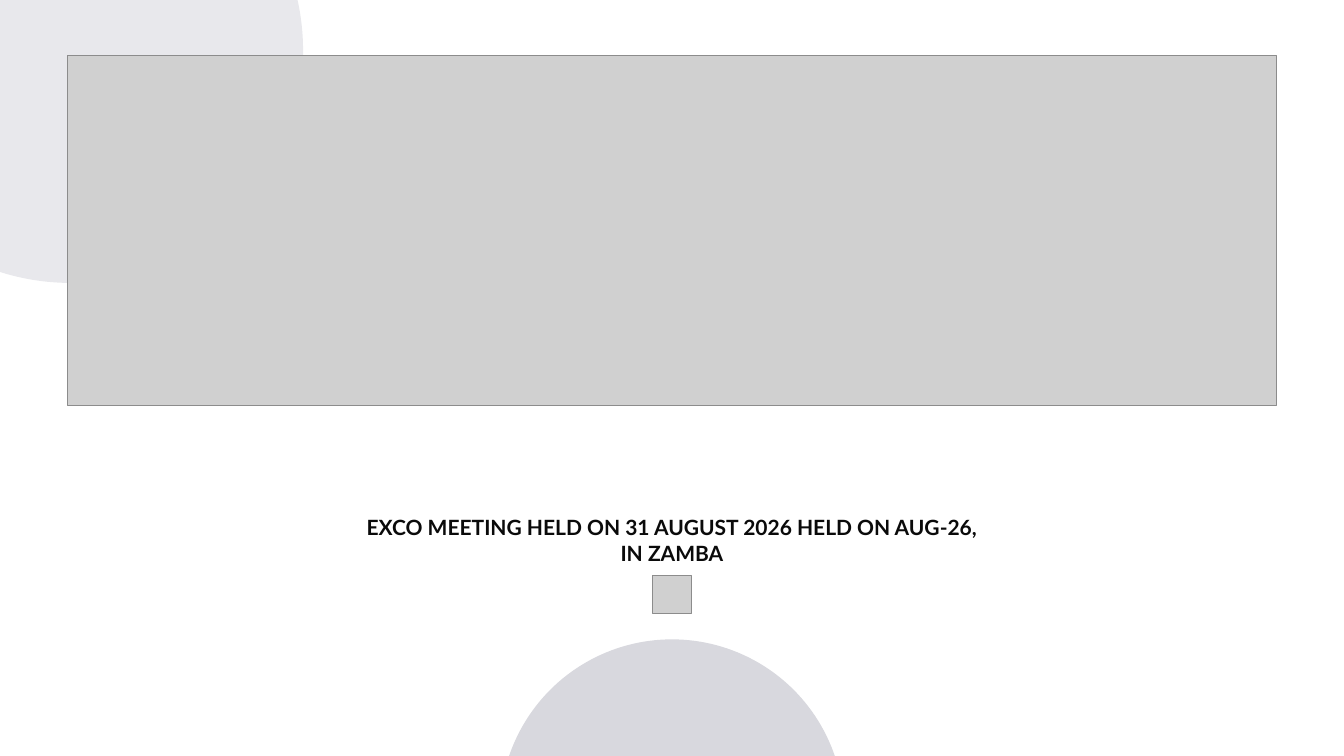
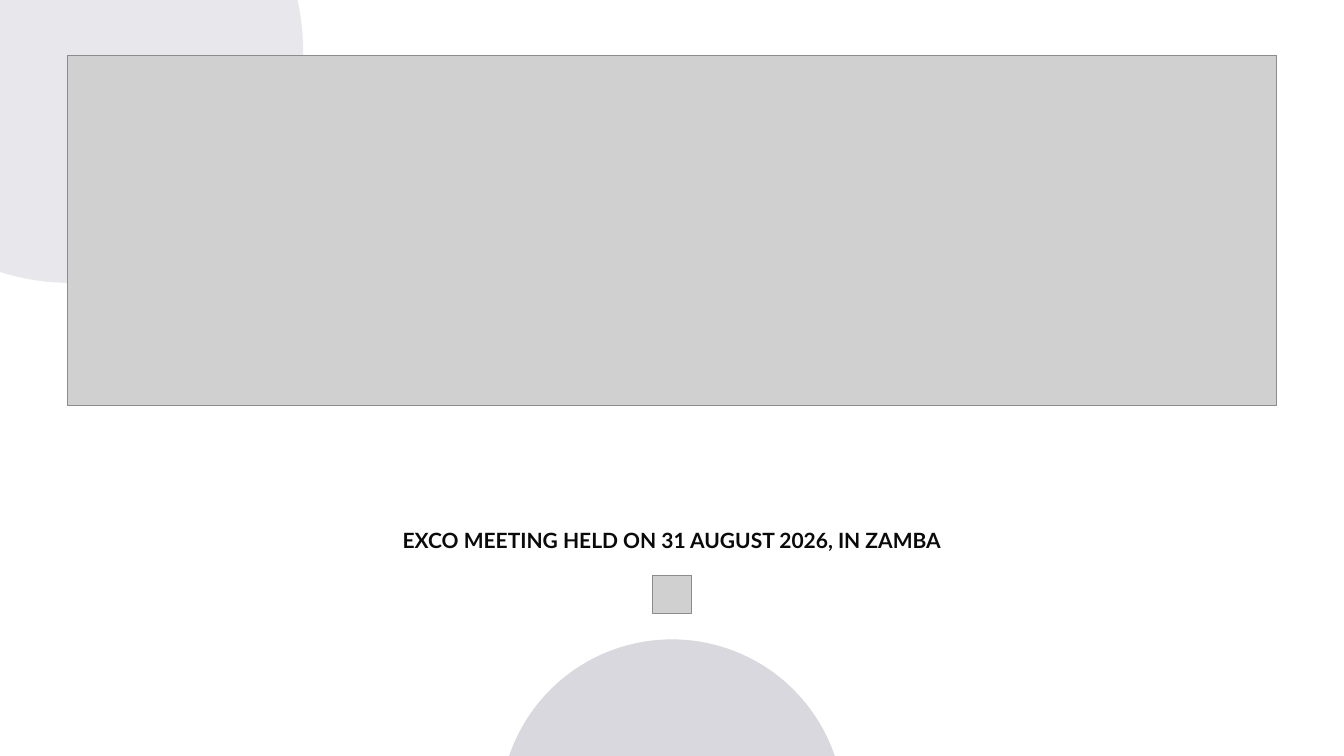
Before and after one commit to Deonmass/HR-PPCB, a slide deck: slide 1 of templates/exco/EXCO_HR_REPORT_Aug-26.pptx. Drawn at 1344x756 pixels with LibreOffice and Linux fonts; fonts in the diff are those of the drawing; grey boxes stand for pictures. Boxes give left, top, right and bottom in pixels: in the first picture for what was removed or moved away, otherwise in the second. Text is boxed around its words. In the diff, an @@ line names an element or a change of style, - is before the commit and + after.

```diff
--- a/templates/exco/EXCO_HR_REPORT_Aug-26.pptx
+++ b/templates/exco/EXCO_HR_REPORT_Aug-26.pptx
@@ text at box(403, 532, 940, 551): text changed @@
-EXCO MEETING HELD ON 31 AUGUST 2026 HELD ON AUG-26, IN ZAMBA
+EXCO MEETING HELD ON 31 AUGUST 2026, IN ZAMBA
```
Also in this commit, not shown: 2 other slides changed, 20 other files.
